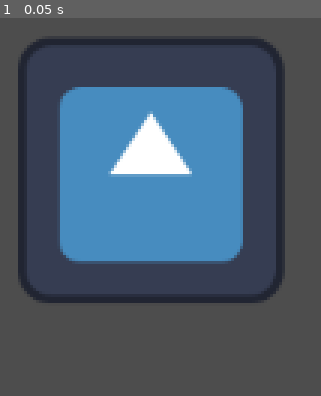
Above: before the commit, frame 1.
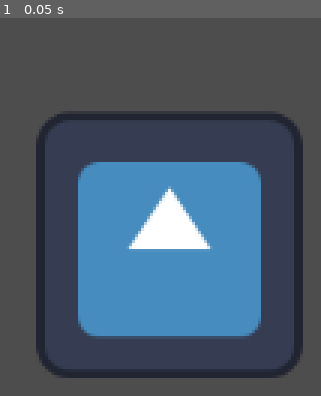
Above: after the commit, the same moment.

Repository: agreenberg10/2D-Game-Greenberg-Wu-Liang-Xiang
Game: Godot game, scene res://node_2d.tscn
Two runs of this game, one before a commit and one after it. Both use one fixed random seed, a clock stepped at 60 frames per second and the inputs below. The project has no main scene, so this scene is started directly. The engine's default icon, where the game draws it, is replaced by a stand-in: a white triangle on a blue panel in a dark square.
Inputs:
- Up to frame 1 (0.05 s): no input

The runs differ from the first frame. In frame 1, 40% of the frame differs, in the area x 5-95%, y 5-96%.

Commit message:
file changed
File moved

Diff:
--- a/2-dgame-project/node_2d.tscn
+++ b/2-dgame-project/node_2d.tscn
@@ -5,5 +5,5 @@
 [node name="Node2D" type="Node2D"]
 
 [node name="Icon" type="Sprite2D" parent="."]
-position = Vector2(518, 287)
+position = Vector2(527, 323)
 texture = ExtResource("1_wtcfe")
--- a/2-dgame-project/project.godot
+++ b/2-dgame-project/project.godot
@@ -11,5 +11,5 @@
 [application]
 
 config/name="2DgameProject"
-config/features=PackedStringArray("4.5", "Forward Plus")
+config/features=PackedStringArray("4.4", "Forward Plus")
 config/icon="res://icon.svg"
Not shown, changed: 2-dgame-project/icon.svg.import
